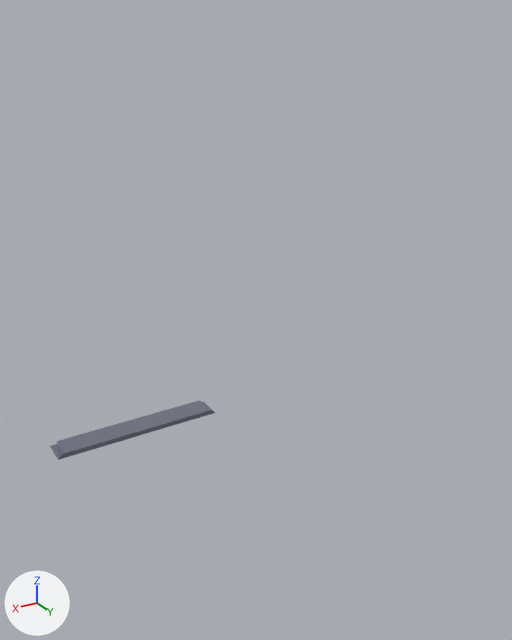
One commit to the COLLADA model FruitNinja/assets/wall_right.dae: the scene before it, then after it.
Camera for both pictures: a camera (50 mm lens) standing at (11.0, 30.5, 19.7) and looking at (-6.0, 2.1, 5.5). The axes (+X, +Y, +Z) are drawn at lower left. The lights are the same throughout.

Before the edit, the objects in view are built like this:
```python
me_cube_042 = bpy.data.meshes.new('Cube.042')
me_cube_042.from_pydata([(-4.31, -0.71, -0.12), (-4.31, 0.71, -0.12), (4.31, -0.71, -0.12), (4.31, 0.71, -0.12), (-4.0, 0.71, 0.12), (4.0, 0.71, 0.12), (-4.0, -0.56, 0.12), (4.0, -0.56, 0.12)], [], [(3, 2, 0), (3, 1, 4), (4, 6, 7), (1, 3, 0), (5, 3, 4), (5, 4, 7)])
me_cube_042.materials.append(mat_material)  # grey #6e7281
ob_cube_032 = bpy.data.objects.new('Cube_032', me_cube_042)
ob_cube_032.location = (0.0, 0.0, 0.0)
```
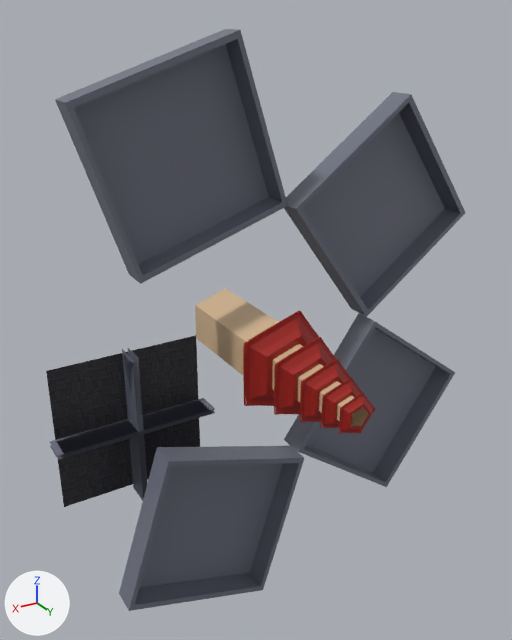
The newer file is also turned or shifted as a whole; pictures and numbers use the older file's frame.

Edits to the bpy script that builds the scene:
```text
Add img_stonetexture1_png:
    img_stonetexture1_png = load_image('StoneTexture1.png', 'StoneTexture1.png', 1024, 1024, 'sRGB')
Add mat_material_001:
    mat_material_001 = principled_material('Material_001')
    mat_material_001.base_color = (0.64, 0.452, 0.272)  # beige #d1b38e
    mat_material_001.roughness = 0.44
Add mat_material_002:
    mat_material_002 = principled_material('Material_002')
    mat_material_002.base_color = (0.358, 0.00908, 0.00422)  # red #a1180e
    mat_material_002.roughness = 0.44
Add mat_material_004:
    mat_material_004 = principled_material('Material_004')
    mat_material_004.texture = img_stonetexture1_png
    mat_material_004.roughness = 0.44
Add me_plane_015:
    me_plane_015.from_pydata(...)  # 1710 vertices, 3360 faces; spans x -8.94..-3.92, y -1.62..11.11, z 1.35..6.63
    # faces by material slot: [960, 2400]
    me_plane_015.materials.append(mat_material_001)  # beige #d1b38e
    me_plane_015.materials.append(mat_material_002)  # red #a1180e
Add me_cube_045:
    me_cube_045.from_pydata(...)  # 6 vertices, 4 faces; spans x -4.0..4.0, y 0.0, z -4.0..4.0
    me_cube_045.materials.append(mat_material_004)  # picture img_stonetexture1_png
Add me_cube_044:
    me_cube_044.from_pydata([(-4.31, 0.0, 0.12), (-4.31, 1.42, 0.12), (4.31, 0.0, 0.12), (4.31, 1.42, 0.12), (-4.0, 1.42, -0.12), (4.0, 1.42, -0.12), (-4.0, 0.15, -0.12), (4.0, 0.15, -0.12)], [], [(0, 2, 3), (3, 5, 4), (7, 6, 4), (1, 0, 3), (1, 3, 4), (5, 7, 4)])
    me_cube_044.materials.append(mat_material)  # grey #6e7281
Add me_cube_043:
    me_cube_043.from_pydata(...)  # 12 vertices, 12 faces; spans x -0.15..0.15, y 0.0..1.42, z -4.25..4.25
    me_cube_043.materials.append(mat_material)  # grey #6e7281
Add me_cube_041:
    me_cube_041.from_pydata(...)  # 12 vertices, 12 faces; spans x -0.15..0.15, y 0.0..1.42, z -4.25..4.25
    me_cube_041.materials.append(mat_material)  # grey #6e7281
Add me_cube_040:
    me_cube_040.from_pydata(...)  # 96 vertices, 176 faces; spans x -20.4..2.4, y 0.6..4.1, z -11.1..19.1
    me_cube_040.materials.append(mat_material)  # grey #6e7281
Add ob_plane_010:
    ob_plane_010 = bpy.data.objects.new('Plane_010', me_plane_015)
    ob_plane_010.location = (0.0, -0.71, 0.0)
Add ob_cube_035:
    ob_cube_035 = bpy.data.objects.new('Cube_035', me_cube_045)
    ob_cube_035.location = (0.0, -0.71, 0.0)
Add ob_cube_034:
    ob_cube_034 = bpy.data.objects.new('Cube_034', me_cube_044)
    ob_cube_034.location = (0.0, -0.71, 0.0)
Add ob_cube_033:
    ob_cube_033 = bpy.data.objects.new('Cube_033', me_cube_043)
    ob_cube_033.location = (0.0, -0.71, 0.0)
Add ob_cube_031:
    ob_cube_031 = bpy.data.objects.new('Cube_031', me_cube_041)
    ob_cube_031.location = (0.0, -0.71, 0.0)
Add ob_cube_030:
    ob_cube_030 = bpy.data.objects.new('Cube_030', me_cube_040)
    ob_cube_030.location = (0.0, -0.71, 0.0)
```

Location of each change, (x1, y1, x2, y2) in pixels of the pictures (512 x 640 px):
'Cube_030', added
    after: (55, 29, 466, 611)
'Cube_035', added (black)
    after: (46, 335, 200, 507)
'Plane_010', added
    after: (195, 289, 375, 433)
    faces in mat_material_002 (red #a1180e): (243, 310, 375, 433)
    faces in mat_material_001 (beige #d1b38e): (195, 289, 369, 426)
'Cube_034', added
    after: (50, 398, 215, 458)
'Cube_031', added
    after: (124, 348, 147, 497)
'Cube_033', added
    after: (122, 349, 147, 501)
